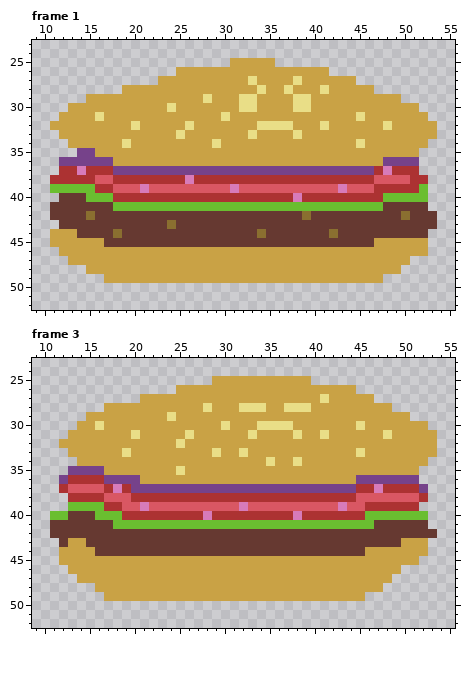
Pixel-art file: Assets/Sprites/Enemies/Sprite/Borgor.aseprite. The picture above was drawn from the file before the commit.
64x64 pixels, 5 frames. Shown: frame 1: x 9..55, y 23..52; frame 3: x 9..55, y 23..52. The commit also changed other frames, which this record leaves out.
After:
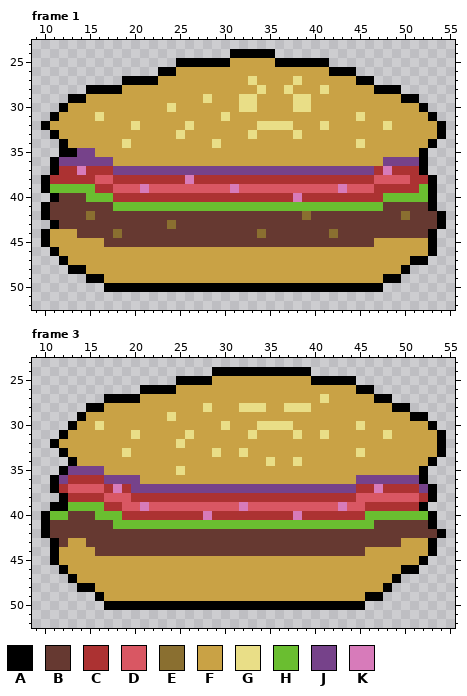
Palette (. is transparent): A #000000  B #663931  C #ac3232  D #d95763  E #8a6f30  F #c9a245  G #e9de87  H #6abe30  J #76428a  K #d77bba
Diff:
Frame 1:
There is now colour A in row 24 at x 31 to 35; in row 25 at x 25 to 30 and 36 to 41; in row 26 at x 23 to 24 and 42 to 44; in row 27 at x 19 to 22 and 45 to 46; in row 28 at x 15 to 18 and 47 to 49; in row 29 at x 13 to 14 and 50 to 51.
There is now colour A in row 30 at x 12 and 52; in row 31 at x 11 and 53; in row 32 at x 10 and 54; in row 33 at x 11 and 54; in row 34 at x 12 and 53; in row 35 at x 12 to 13 and 52.
There is now colour A in rows 36 to 37 at x 11 and 52; in rows 38 to 39 at x 10 and 53; in row 40 at x 11 and 53; in row 41 at x 10 and 53; in row 42 at x 10 and 54; in row 43 at x 11 and 54.
There is now colour A in rows 44 to 45 at x 10 and 53; in row 46 at x 11 and 53; in row 47 at x 12 and 51 to 52; in row 48 at x 13 to 14 and 50; in row 49 at x 15 to 16 and 48 to 49; in row 50 at x 17 to 47.
Frame 3:
There is now colour A in row 24 at x 29 to 39; in row 25 at x 25 to 28 and 40 to 44; in row 26 at x 21 to 24 and 45 to 46; in row 27 at x 17 to 20 and 47 to 48; in row 28 at x 15 to 16 and 49 to 50; in row 29 at x 14 and 51 to 52.
There is now colour A in row 30 at x 13 and 53; in row 31 at x 12 and 54; in row 32 at x 11 and 54; in row 33 at x 12 and 54; in row 34 at x 13 and 53; in row 35 at x 12 and 52.
There is now colour A in row 36 at x 11 and 52; in row 37 at x 11 and 53; in row 38 at x 12 and 53; in row 39 at x 11 to 12 and 52; in rows 40 to 41 at x 10 and 53; in row 42 at x 10 and 54.
There is now colour A in rows 43 to 44 at x 11 and 53; in row 45 at x 11 and 52; in row 46 at x 12 and 50 to 51; in row 47 at x 13 and 49; in row 48 at x 14 to 15 and 48; in row 49 at x 16 and 46 to 47.
There is now colour A in row 50 at x 17 to 45.
Changed places in both pictures, as pixel boxes (x1, y1, x2, y2):
added: (41, 49, 446, 292)
added: (41, 367, 446, 610)
